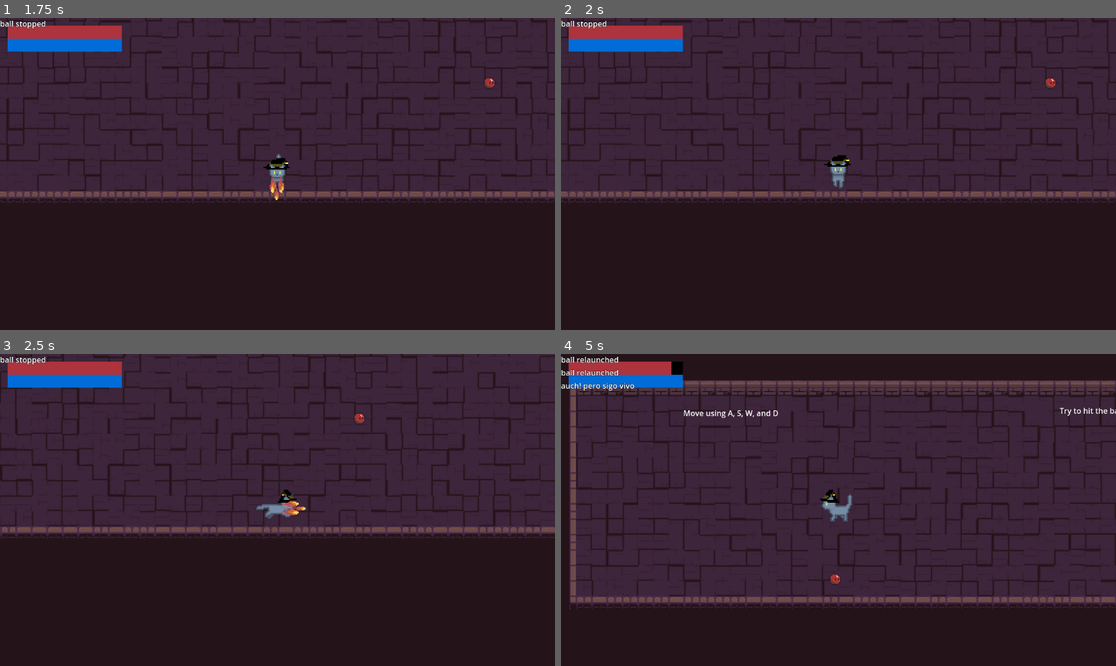
Above: before the commit, frames 1-4 (two rows, left to right).
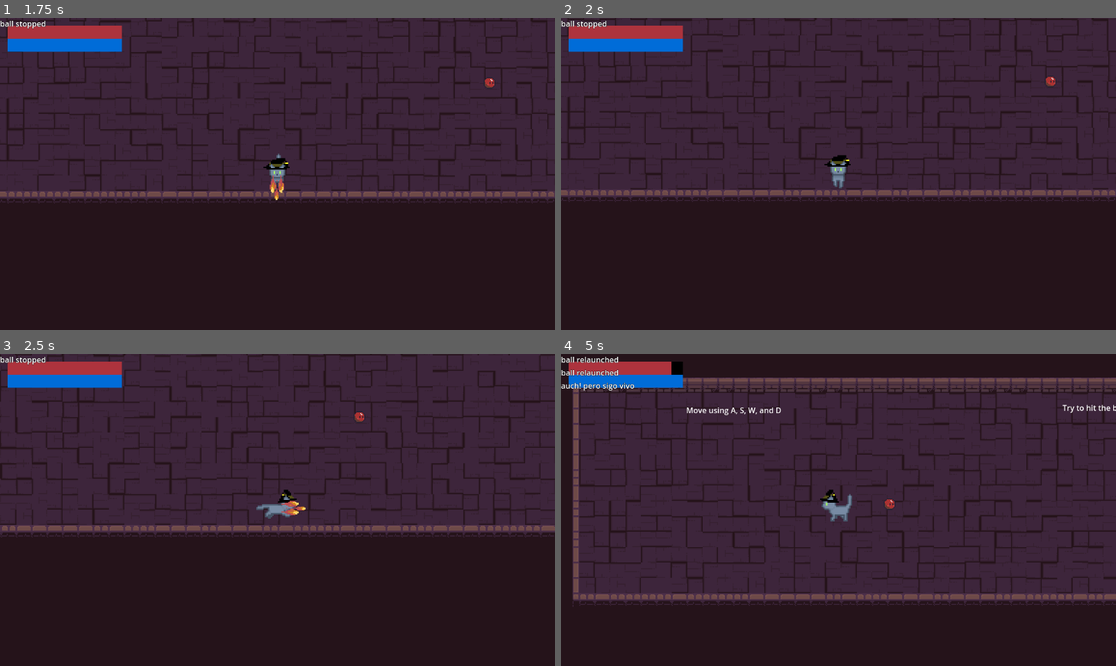
Above: after the commit, the same moments.

Repository: pablocoop/CC5408-Proyecto
Game: Godot game, scene res://scenes/main.tscn
The game is run twice, just before and just after one commit, with the same random seed, the same clock (stepped at 60 frames per second) and the same inputs.
Inputs (mouse positions are in pixels of both pictures, inside the frame that each line leads up to):
- Up to frame 1 (1.75 s): tap Enter at 0.5 s; move the mouse to (399, 158) at 0.52 s; hold D (move_right) 0.53-1.28 s; tap Space (attack) at 0.6, 1.35 s; move the mouse to (166, 189) at 1.27 s; hold S (move_down) from 1.28 s (still down)
- Up to frame 2 (2 s): keep holding S (move_down)
- Up to frame 3 (2.5 s): move the mouse to (333, 441) at 2.02 s; release S (move_down) at 2.03 s; hold D (move_right) from 2.03 s (still down); hold Right mouse button (run) from 2.03 s (still down); tap Space (attack) at 2.3 s
- Up to frame 4 (5 s): move the mouse to (810, 572) at 2.77 s; release D (move_right) at 2.78 s; release Right mouse button (run) at 2.78 s; hold W (move_up) 2.78-3.53 s; tap Space (attack) at 2.85, 3.6, 4.55 s; move the mouse to (1005, 556) at 3.52 s; hold A (move_left) from 3.53 s (still down); move the mouse to (672, 463) at 4.27 s; right-click (672, 463) at 4.35 s

Frame 1 is identical in both runs. In frame 2, 3.9% of the frame differs, in the area x 0-100%, y 0-60%; in frame 3, 4.2%; in frame 4, 13%, in the area x 1-100%, y 7-82%.

Commit message:
fix: hitbox scale

Diff:
--- a/scenes/ball.gd
+++ b/scenes/ball.gd
@@ -9,7 +9,7 @@
 @export var min_time_scale := 0.2
 @export var speed_threshold := 100.0  # Velocidad a partir de la cual el mundo empieza a ralentizarse
 
-@export var launch_speed = 1700
+@export var launch_speed = 1500
 var was_moving := false
 var player_nearby := false
 
@@ -29,23 +29,6 @@
 	player_nearby = value
 
 func _physics_process(delta: float) -> void:
-
-	#OLD
-	# Lanzar bola si se ataca estando detenida o en movimiento
-	#if Input.is_action_just_pressed("attack") and player_nearby:
-		#var angle = position.direction_to(get_global_mouse_position()).angle()
-		#var direction = Vector2.RIGHT.rotated(angle).normalized()
-		##linear_velocity = direction * launch_speed
-		#apply_central_impulse(direction*launch_speed)
-		## Limitar velocidad al valor máximo
-		##linear_velocity = linear_velocity.limit_length(launch_speed)
-		#
-		#if !was_moving:
-			#was_moving = true
-			#has_moved = true  # Marca que la pelota se ha movido
-			#ball_relaunched.emit()
-
-
 	if linear_velocity.length() < 15:
 		if was_moving:
 			was_moving = false
--- a/scenes/ball.tscn
+++ b/scenes/ball.tscn
@@ -22,6 +22,7 @@
 collision_layer = 8
 physics_material_override = SubResource("PhysicsMaterial_4dx81")
 gravity_scale = 0.0
+sleeping = true
 lock_rotation = true
 linear_damp = 0.2
 script = ExtResource("1_4dx81")
--- a/scenes/player.tscn
+++ b/scenes/player.tscn
@@ -9,7 +9,7 @@
 
 [sub_resource type="CapsuleShape2D" id="CapsuleShape2D_dqkch"]
 radius = 7.0
-height = 24.0
+height = 21.0
 
 [sub_resource type="Animation" id="Animation_qhqgy"]
 length = 0.001
